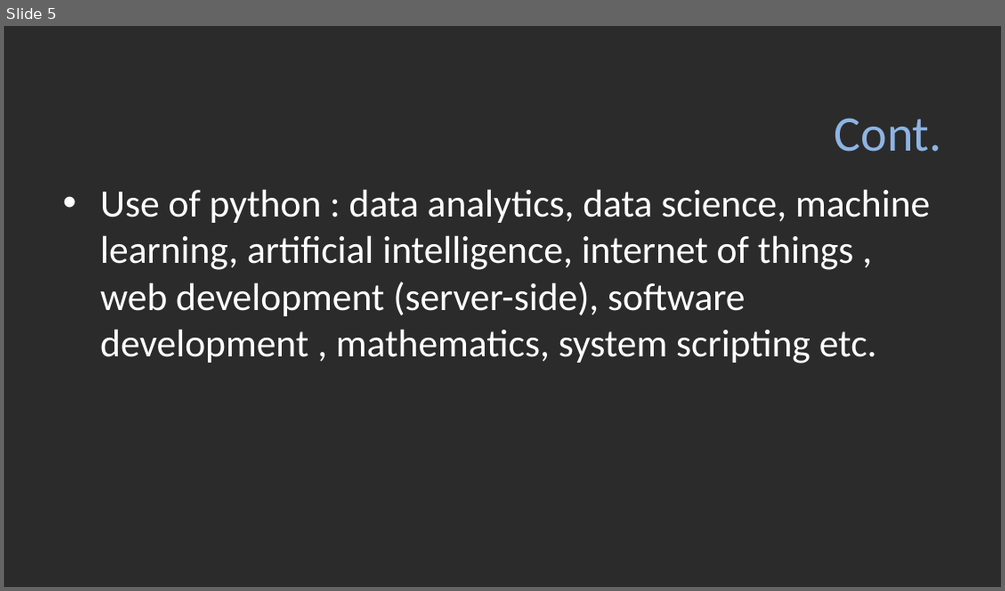
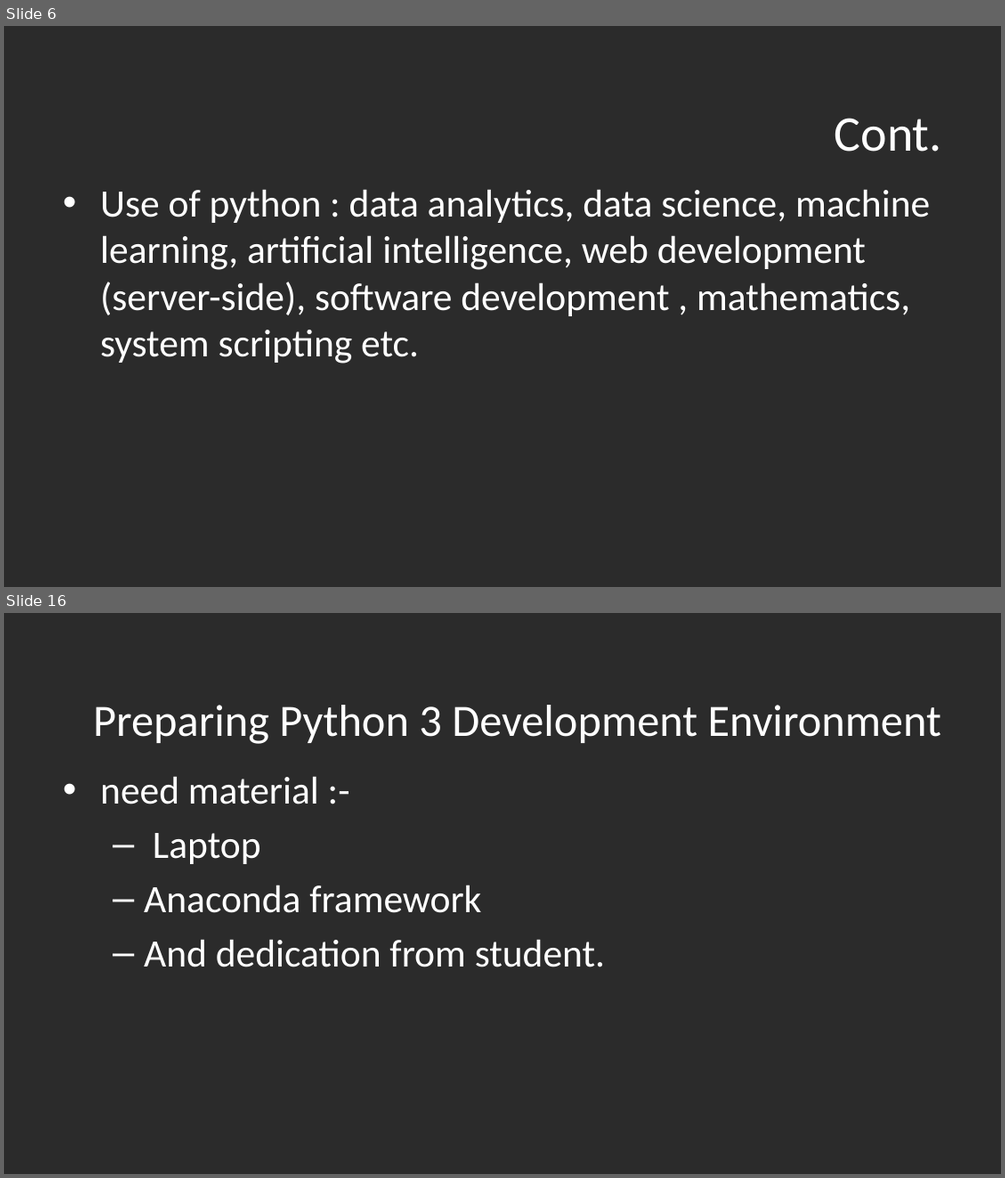
Before and after one commit to zakariahujale/python, a slide deck: unit1part1.pptx. Shown one above the other, each under a label of ours: slide 5 before the commit, slides 6 and 16 after it; the slides between them are not shown. The pictures are 1005x591 and 1005x1178 pixels, drawn with LibreOffice and Linux fonts; fonts in the diff are those of the drawing; background and template pictures are left out; a plain dark background stands for a picture behind light text. Boxes give left, top, right and bottom in pixels: in the first picture for what was removed or moved away, otherwise in the second. Text is boxed around its words. In the diff, an @@ line names an element or a change of style, - is before the commit and + after.

```diff
--- a/unit1part1.pptx
+++ b/unit1part1.pptx
@@ slide 16 added at bbox=[4, 613, 1001, 1174], background picture (left out) @@
@@ title added at bbox=[93, 705, 941, 744], 32.4 pt, text #FFFFFF @@
+Preparing Python 3 Development Environment
@@ text added at bbox=[100, 776, 605, 967], 28 pt, text #FFFFFF @@
+• need material :-
+  – Laptop
+  – Anaconda framework
+  – And dedication from student.
@@ what was slide 5 is now slide 6 @@
@@ slide 6 changed as well @@
@@ title "Cont." at bbox=[834, 118, 942, 151]: text colour #8EB4E3 to #FFFFFF @@
@@ text at bbox=[100, 189, 930, 363]: text changed @@
-• Use of python : data analytics, data science, machine learning, artificial intelligence, internet of things , web development (server-side), software development , mathematics, system scripting etc.
+• Use of python : data analytics, data science, machine learning, artificial intelligence, web development (server-side), software development , mathematics, system scripting etc.
```
Also in this commit, not shown: 4 other slides changed, 26 other slides added, 4 slides removed, 24 other files.
